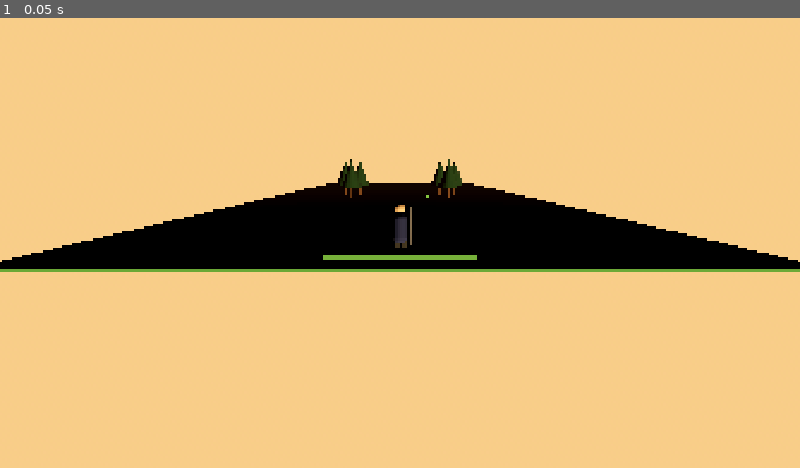
Above: before the commit, frame 1.
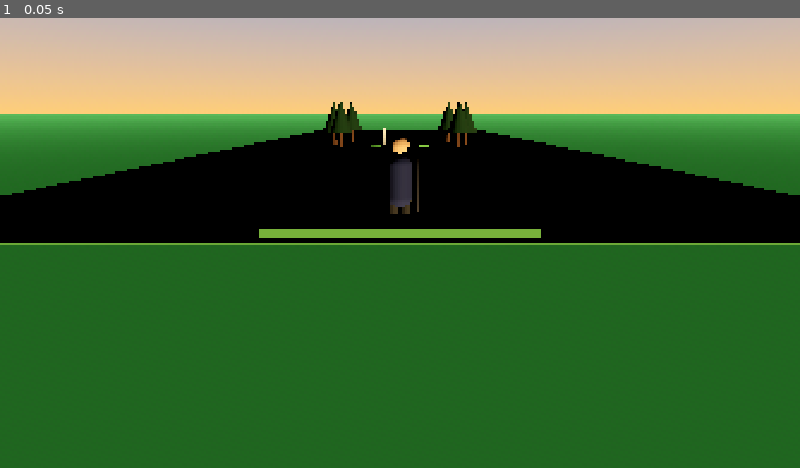
Above: after the commit, the same moment.

Repository: masonwyatt23/mas-golfs
Game: Godot game, scene res://scenes/hole_12.tscn
Two runs of this game, one before a commit and one after it. Both use one fixed random seed, a clock stepped at 60 frames per second and the inputs below.
Inputs:
- Up to frame 1 (0.05 s): no input

The runs differ from the first frame. In frame 1, 84% of the frame differs, in the area x 0-100%, y 0-100%.

Commit message:
Godot Hole 12 v13: fog OFF (v12 washed the frame to tan), sky ground GREEN so the narrow-ground edge reads as course, camera to (0,12,25) FOV 50 tilt 15 — Mas reads as a golfer, not a speck

Diff:
--- a/godot/scenes/hole_12.tscn
+++ b/godot/scenes/hole_12.tscn
@@ -145,8 +145,8 @@
 [sub_resource type="ProceduralSkyMaterial" id="ProceduralSkyMaterial_29"]
 sky_top_color = Color(0.25, 0.45, 0.75, 1)
 sky_horizon_color = Color(0.95, 0.65, 0.35, 1)
-ground_bottom_color = Color(0.30, 0.38, 0.24, 1)
-ground_horizon_color = Color(0.85, 0.60, 0.35, 1)
+ground_bottom_color = Color(0.12, 0.30, 0.12, 1)
+ground_horizon_color = Color(0.28, 0.58, 0.28, 1)
 sun_angle_max = 30.0
 sun_curve = 0.08
 
@@ -161,7 +161,7 @@
 tonemap_mode = 2
 tonemap_exposure = 1.1
 glow_enabled = true
-fog_enabled = true
+fog_enabled = false
 fog_mode = 1
 fog_light_color = Color(0.9, 0.65, 0.4, 1)
 fog_light_energy = 1.0
@@ -316,6 +316,6 @@
 surface_material_override/0 = SubResource("StandardMaterial3D_14")
 
 [node name="BroadcastCam" type="Camera3D" parent="."]
-transform = Transform3D(1, 0, 0, 0, 0.985, 0.174, 0, -0.174, 0.985, 0, 14, 38)
-fov = 55.0
+transform = Transform3D(1, 0, 0, 0, 0.966, 0.259, 0, -0.259, 0.966, 0, 12, 25)
+fov = 50.0
 current = true
